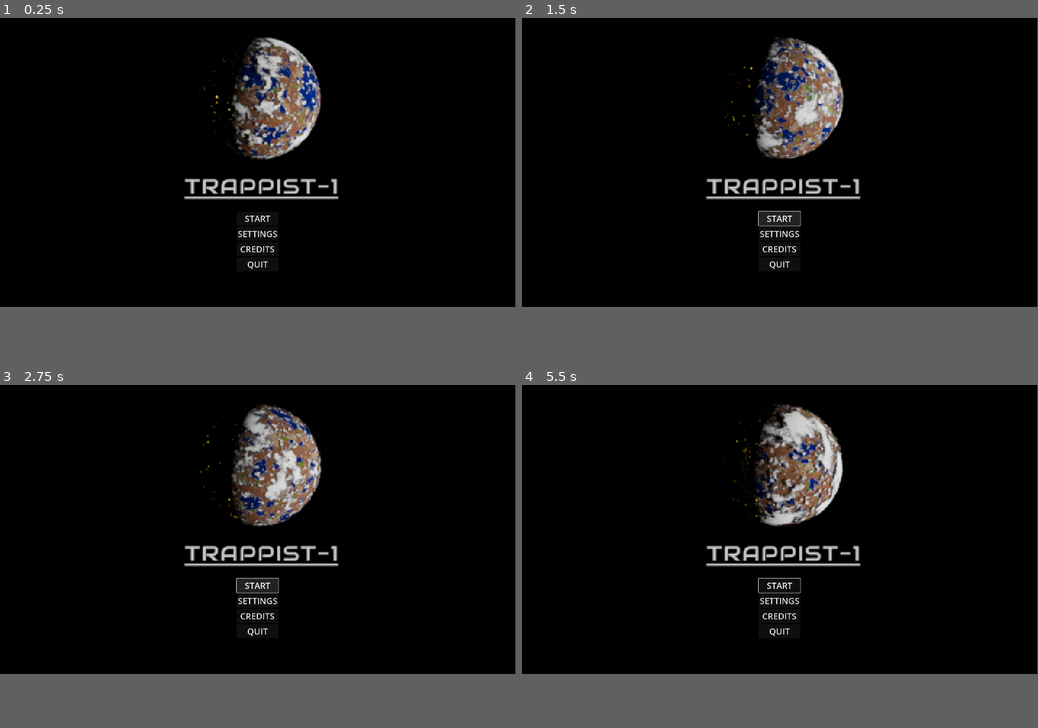
Above: before the commit, frames 1-4 (two rows, left to right).
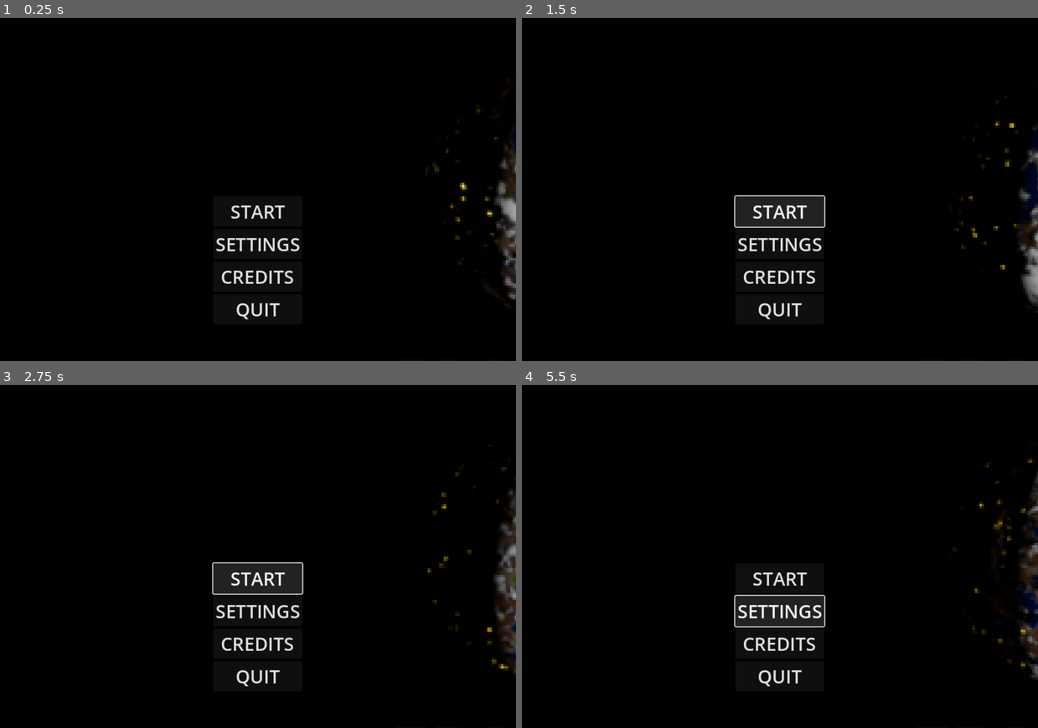
Above: after the commit, the same moments.

Repository: SinisperiDump/TRAPPIST
Game: Godot game, scene res://scenes/management/main.tscn
Same seed, same stepped clock (60 frames per second), same inputs: the game is played once before the commit and once after it.
Inputs (mouse positions are in pixels of both pictures, inside the frame that each line leads up to):
- Up to frame 1 (0.25 s): no input
- Up to frame 2 (1.5 s): click "START" at 0.5 s; click "START" at 1.25 s
- Up to frame 3 (2.75 s): click "START" at 2 s
- Up to frame 4 (5.5 s): move the mouse to (893, 515) at 2.77 s; click (893, 515) at 2.92 s; move the mouse to (676, 542) at 3.52 s; click (676, 542) at 3.67 s; move the mouse to (831, 467) at 4.27 s; click (831, 467) at 4.42 s; move the mouse to (754, 587) at 5.02 s; click (754, 587) at 5.17 s
In our replay, the window is 799x449 before the commit and 800x533 after it. These sizes can differ from the game's own. Grey fills any space a smaller window leaves; there, only what the larger window draws over its background counts as a difference.

The runs differ from the first frame. In frame 1, 8.2% of the frame differs, in the area x 35-100%, y 5-88%; in frame 2, 9.2%; in frame 3, 9.5%; in frame 4, 9.0%.

Commit message:
added unit virtual class

Diff:
--- a/project.godot
+++ b/project.godot
@@ -24,8 +24,9 @@
 
 window/size/viewport_width=1920
 window/size/viewport_height=1080
-window/size/mode=4
 window/size/resizable=false
+window/size/window_width_override=900
+window/size/window_height_override=600
 
 [file_customization]
 
--- a/scenes/components/click_detector/click_detector.gd
+++ b/scenes/components/click_detector/click_detector.gd
@@ -1,16 +1,15 @@
 class_name ClickDetector extends Area2D
 
 signal click_detected
-signal hover
-signal unhover
+var hovered: bool = false
 
 
 func _unhandled_input(event: InputEvent) -> void:
-	if event is InputEventMouseButton && event.is_pressed():
+	if event is InputEventMouseButton && event.is_pressed() && hovered:
 		if event.button_index == MOUSE_BUTTON_LEFT:
 			click_detected.emit()
 
 
 func _ready() -> void:
-	self.mouse_entered.connect(func() -> void: hover.emit())
-	self.mouse_exited.connect(func() -> void: unhover.emit())
+	self.mouse_entered.connect(func() -> void: hovered = true)
+	self.mouse_exited.connect(func() -> void: hovered = false)
--- a/scenes/components/click_detector/click_detector.tscn
+++ b/scenes/components/click_detector/click_detector.tscn
@@ -12,3 +12,4 @@
 
 [node name="CollisionShape2D" type="CollisionShape2D" parent="."]
 shape = SubResource("RectangleShape2D_3fvls")
+debug_color = Color(0.614103, 0.53721, 0, 0.42)
--- a/scenes/units/unit.gd
+++ b/scenes/units/unit.gd
@@ -1,3 +1,6 @@
+## Parent class for all the interactible guys in the game: Player, units and enemies
+## When creating an inherited class, make sure to call super._ready() in the child's _ready function
+
 class_name Unit extends CharacterBody2D
 
 @onready var click_detector: ClickDetector = %ClickDetector
@@ -6,9 +9,18 @@
 
 
 func _ready() -> void:
-	click_detector.mouse_entered.connect(func() -> void: print("fuck shit piss acum"))
+	click_detector.mouse_entered.connect(_on_mouse_entered)
+	click_detector.mouse_exited.connect(_on_mouse_exited)
+	click_detector.click_detected.connect(_on_click_detected)
+
+
+func _on_mouse_entered() -> void:  # virtual
 	pass
 
 
-func _process(delta: float) -> void:
-	var mouse_pos: Vector2 = get_global_mouse_position()
+func _on_mouse_exited() -> void:  # virtual
+	pass
+
+
+func _on_click_detected() -> void:
+	pass
--- a/scenes/units/unit.tscn
+++ b/scenes/units/unit.tscn
@@ -10,14 +10,15 @@
 radius = 33.0
 height = 104.0
 
-[node name="Unit" type="CharacterBody2D"]
+[node name="Unit" type="CharacterBody2D" node_paths=PackedStringArray("status")]
 script = ExtResource("1_r1dm4")
+status = NodePath("")
+
+[node name="ClickDetector" parent="." instance=ExtResource("1_nrk8b")]
+unique_name_in_owner = true
 
 [node name="Sprite2D" type="Sprite2D" parent="."]
 texture = SubResource("PlaceholderTexture2D_kql5m")
 
 [node name="CollisionShape2D" type="CollisionShape2D" parent="."]
 shape = SubResource("CapsuleShape2D_l0tw5")
-
-[node name="ClickDetector" parent="." instance=ExtResource("1_nrk8b")]
-unique_name_in_owner = true
Not shown, removed: .gitattributes
